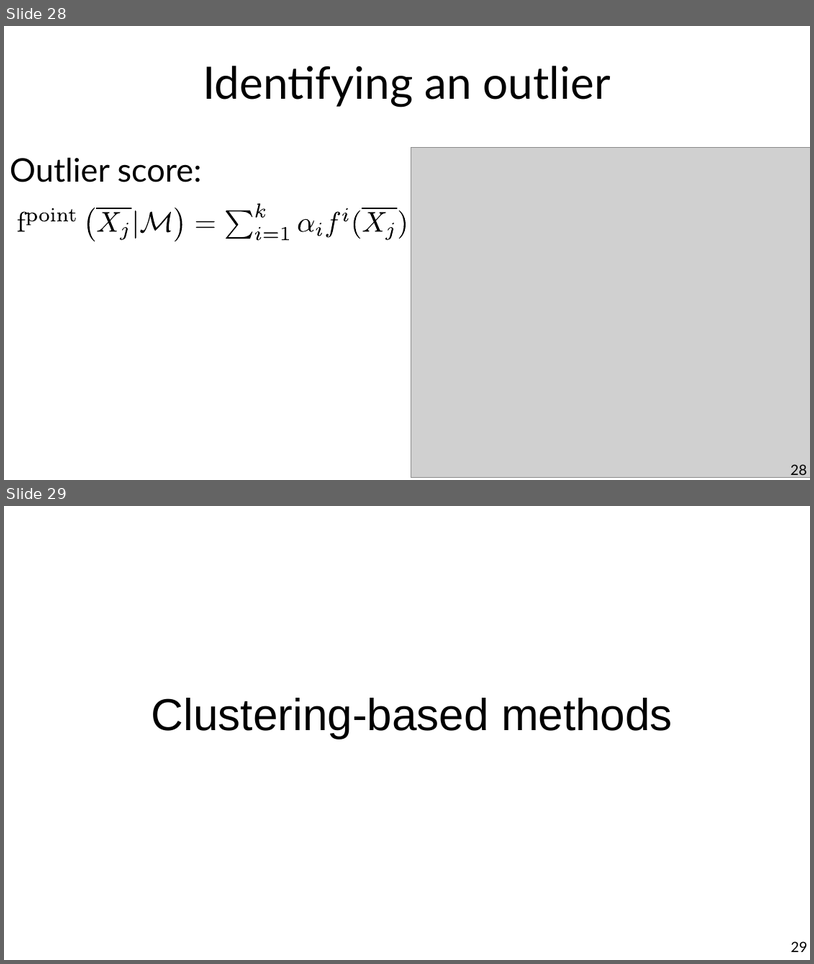
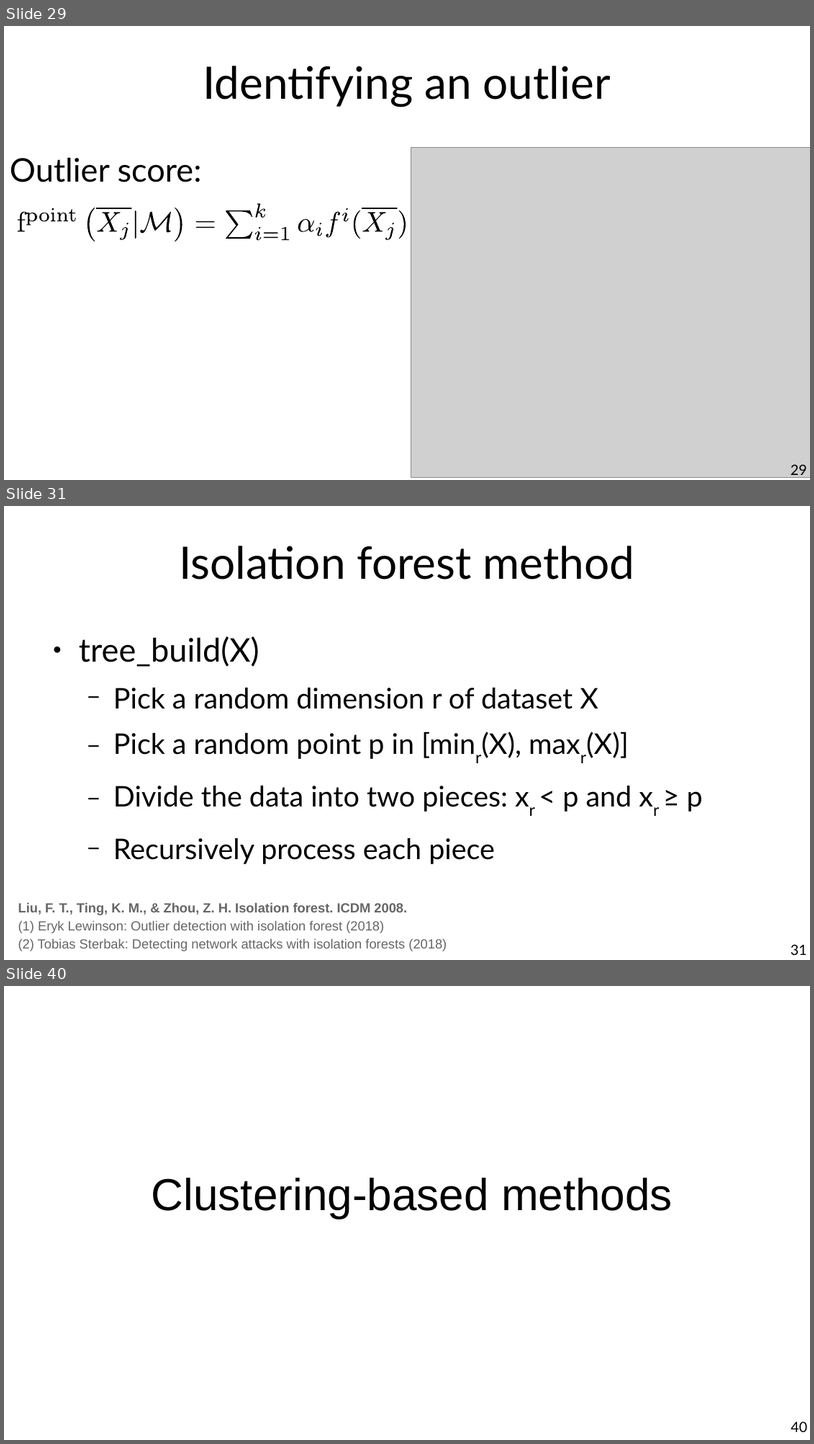
Before and after one commit to marco-calautti/data-mining-course, a slide deck: theory/tt09_outlier_detection.odp. Shown one above the other, each under a label of ours: slides 28 and 29 before the commit, slides 29, 31 and 40 after it; the slides between them are not shown. The pictures are 814x964 and 814x1444 pixels, drawn with LibreOffice and Linux fonts; fonts in the diff are those of the drawing; grey boxes stand for pictures. Boxes give left, top, right and bottom in pixels: in the first picture for what was removed or moved away, otherwise in the second. Text is boxed around its words. In the diff, an @@ line names an element or a change of style, - is before the commit and + after.

```diff
--- a/theory/tt09_outlier_detection.odp
+++ b/theory/tt09_outlier_detection.odp
@@ slide 31 added at (x1=4, y1=506, x2=810, y2=960), background #FFFFFF @@
@@ title added at (x1=179, y1=546, x2=635, y2=579), 44 pt, text #000000 @@
+Isolation forest method
@@ text added at (x1=79, y1=636, x2=703, y2=864), 28 pt, text #000000 @@
+● tree_build(X)
+  − Pick a random dimension r of dataset X
+  − Pick a random point p in [minr(X), maxr(X)]
+  − Divide the data into two pieces: xr < p and xr ≥ p
+  − Recursively process each piece
@@ text added at (x1=18, y1=902, x2=447, y2=951), 13 pt, text #666666 @@
+Liu, F. T., Ting, K. M., & Zhou, Z. H. Isolation forest. ICDM 2008.
+(1) Eryk Lewinson: Outlier detection with isolation forest (2018)
+(2) Tobias Sterbak: Detecting network attacks with isolation forests (2018)
@@ page number added at (x1=791, y1=944, x2=808, y2=955), 14 pt, text #000000 @@
+31
@@ what was slide 28 is now slide 29 @@
@@ page number at (x1=791, y1=464, x2=808, y2=478): text changed @@
-28
+29
@@ what was slide 29 is now slide 40 @@
@@ page number at (x1=791, y1=1421, x2=808, y2=1432): text changed @@
-29
+40
```
Also in this commit, not shown: 27 slides changed, 13 other slides added, 2 slides removed.
